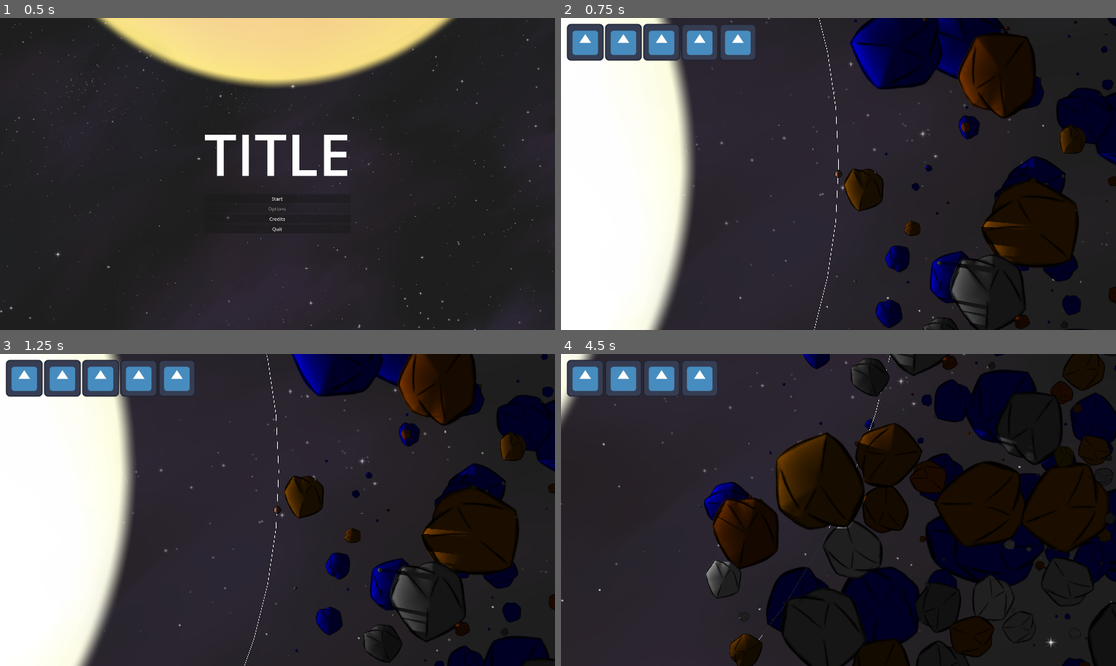
Above: before the commit, frames 1-4 (two rows, left to right).
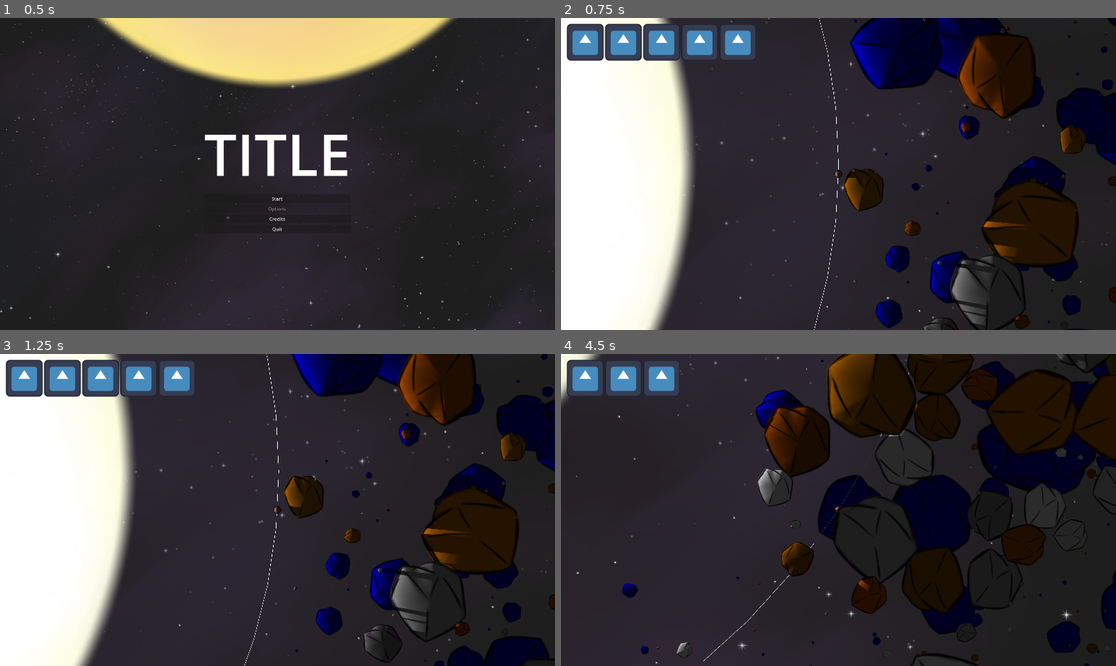
Above: after the commit, the same moments.

Repository: Aroweeri/gmtk2025
Game: Godot game, scene res://scenes/MainMenu.tscn
The game is run twice, just before and just after one commit, with the same random seed, the same clock (stepped at 60 frames per second) and the same inputs. The engine's default icon, where the game draws it, is replaced by a stand-in: a white triangle on a blue panel in a dark square.
Inputs:
- Up to frame 1 (0.5 s): no input
- Up to frame 2 (0.75 s): click "Start" at 0.5 s
- Up to frame 3 (1.25 s): no input
- Up to frame 4 (4.5 s): hold Up (ui_up) 1.28-2.03 s; hold Space (boost) 1.28-2.03 s; hold Down (ui_down) 2.03-2.78 s; tap Space (boost) at 2.1, 3.6 s; hold Space (boost) 2.78-3.53 s; hold Up (ui_up) 2.78-4.28 s; hold Down (ui_down) from 4.28 s (still down); hold Space (boost) from 4.28 s (still down)

Frame 1 is identical in both runs. In frame 2, 0.6% of the frame differs, in the area x 51-91%, y 0-100%; in frame 3, 0.6%; in frame 4, 41%, in the area x 0-100%, y 0-100%.

Commit message:
Add occluder to player sprite and fix lighting.

Diff:
--- a/scenes/Main.tscn
+++ b/scenes/Main.tscn
@@ -16,8 +16,11 @@
 diffuse_texture = ExtResource("5_wp0k4")
 normal_texture = ExtResource("6_bjd11")
 
+[sub_resource type="OccluderPolygon2D" id="OccluderPolygon2D_wp0k4"]
+polygon = PackedVector2Array(24.3, -64, -24.5, -64, -35.4, -59, -37.8, -59, -43.8, -53, -46, -53, -58, -38, -59.4, -38, -64, -26.1, -64, 22.5, -63, 24.5, -63, 28.7, -57, 36.6, -57, 38.9, -41, 53.9, -41, 55.2, -25.2, 64, 22.3, 64, 37.5, 56, 39.9, 56, 44.9, 50, 47, 50, 58, 36, 59.4, 36, 64, 23.1, 64, -24, 57, -35.6, 57, -37.8, 43, -52.9, 43, -54.2)
+
 [sub_resource type="CircleShape2D" id="CircleShape2D_0bbpv"]
-radius = 71.0282
+radius = 58.2151
 
 [sub_resource type="CanvasItemMaterial" id="CanvasItemMaterial_q8u5g"]
 light_mode = 1
@@ -37,7 +40,12 @@
 script = ExtResource("3_0bbpv")
 
 [node name="Sprite" type="Sprite2D" parent="PlayerRotator/Player"]
+light_mask = 2
 texture = SubResource("CanvasTexture_qmy6f")
+
+[node name="LightOccluder2D" type="LightOccluder2D" parent="PlayerRotator/Player/Sprite"]
+show_behind_parent = true
+occluder = SubResource("OccluderPolygon2D_wp0k4")
 
 [node name="Camera2D" type="Camera2D" parent="PlayerRotator/Player"]
 zoom = Vector2(0.2, 0.2)
@@ -94,6 +102,7 @@
 [node name="PointLight2D" type="PointLight2D" parent="."]
 scale = Vector2(2.74547, 2.74547)
 energy = 2.0
+range_item_cull_mask = 3
 shadow_enabled = true
 texture = ExtResource("6_nxtc6")
 texture_scale = 50.0
--- a/scenes/obstacle.tscn
+++ b/scenes/obstacle.tscn
@@ -24,7 +24,6 @@
 shape = SubResource("CircleShape2D_cjuko")
 
 [node name="Sprite2D" type="Sprite2D" parent="CollisionShape2D"]
-modulate = Color(0.753906, 0.753906, 0.753906, 1)
 texture = SubResource("CanvasTexture_i4xvc")
 
 [node name="LightOccluder2D" type="LightOccluder2D" parent="CollisionShape2D/Sprite2D"]
--- a/scripts/player.gd
+++ b/scripts/player.gd
@@ -18,7 +18,7 @@
 
 func _area_on_body_entered(body):
 	if(body.size <= size/2.0):
-		print("My Mass %f + Their Mass %f = %f" % [size_to_mass(size), size_to_mass(body.size), (size_to_mass(size)+ size_to_mass(body.size))])
+		#print("My Mass %f + Their Mass %f = %f" % [size_to_mass(size), size_to_mass(body.size), (size_to_mass(size)+ size_to_mass(body.size))])
 		#absorb
 		var bodyMass = size_to_mass(body.size)
 		var myMass = size_to_mass(size)
@@ -52,7 +52,7 @@
 	speed *= 0.95
 
 	translate(Vector2(speed,0));
-	print(position.x)
+	#print(position.x)
 	if(position.x < MINIMUM_HEIGHT):
 		position.x = MINIMUM_HEIGHT
 		speed = 0
--- a/scripts/rotator.gd
+++ b/scripts/rotator.gd
@@ -11,8 +11,9 @@
 
 	var rotate_amount = BASE_ROTATION_SPEED/2 * (1/distance_to_player) * delta
 
-	if(Input.is_action_pressed("ui_down") or Input.is_action_pressed("ui_up")):
-		rotate_amount /= 2
+	#if(Input.is_action_pressed("ui_down") or Input.is_action_pressed("ui_up")):
+		#rotate_amount /= 2
+
 
 	#print("Distance: %0.2f Degrees/Sec: %0.2f" % [distance_to_player, rad_to_deg(rotate_amount)/delta])
 	if(Input.is_action_pressed("boost")):
Not shown: 1 places in scenes/Main.tscn that only renumber resources
Not shown: 1 places in scenes/MainMenu.tscn that only renumber resources
